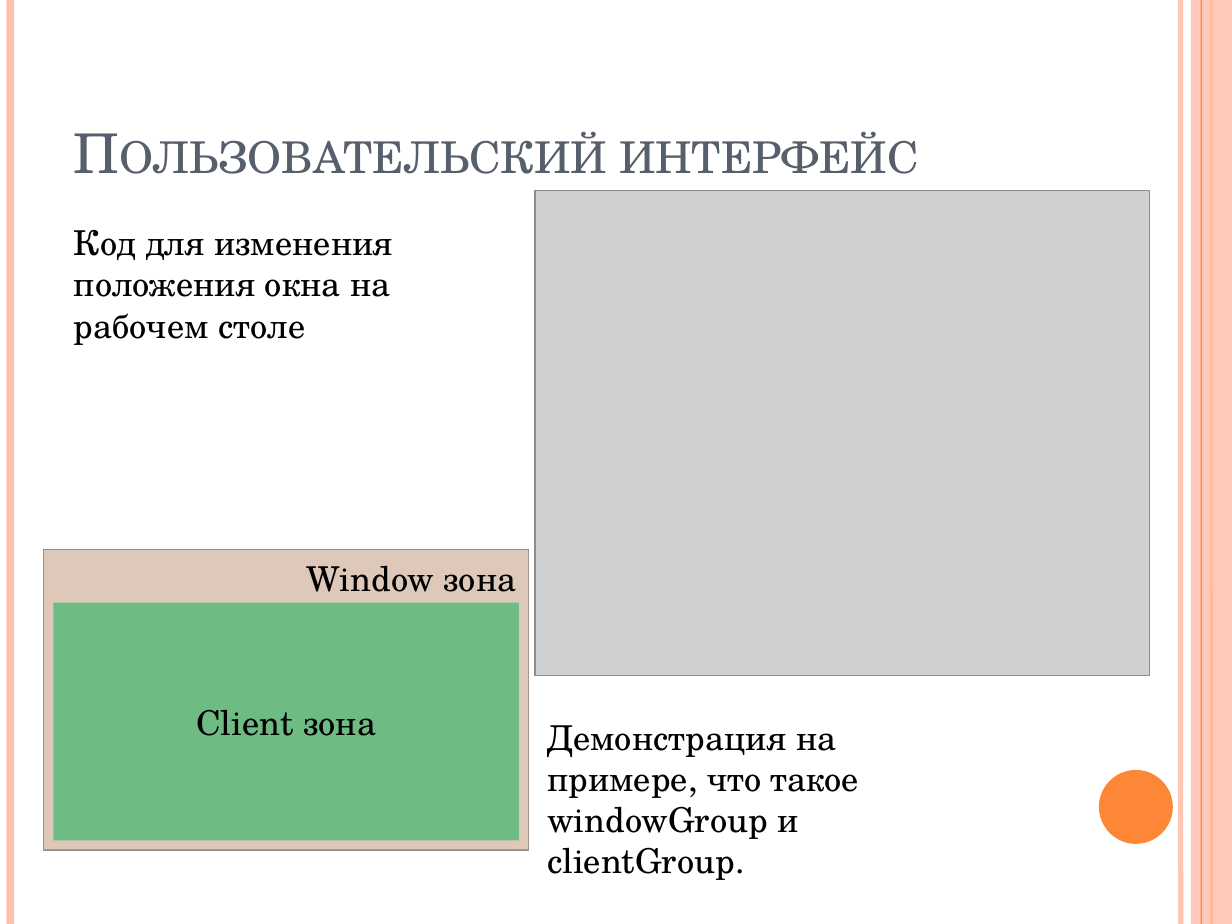
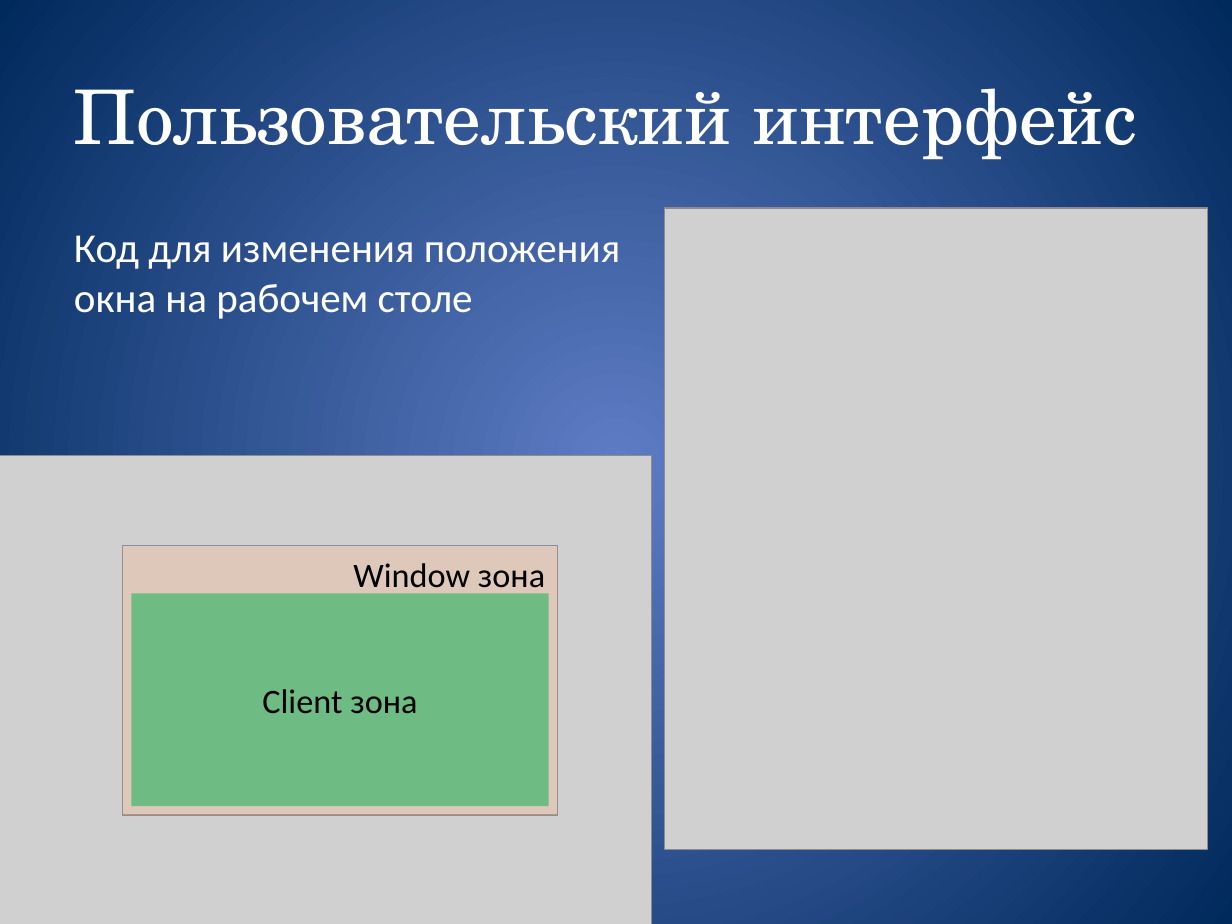
Before and after one commit to 1vanyk1/Awimul, a slide deck: slide 8 of Awimul.pptx. Drawn at 1232x924 pixels with LibreOffice and Linux fonts; fonts in the diff are those of the drawing; grey boxes stand for pictures. Boxes give left, top, right and bottom in pixels: in the first picture for what was removed or moved away, otherwise in the second. Text is boxed around its words. In the diff, an @@ line names an element or a change of style, - is before the commit and + after.

Commit message:
Version Alpha 0.3.5.1: 1. Better Windows symlinks creation; 2. Fixed some crashes; 3. Other fixes

```diff
--- a/Awimul.pptx
+++ b/Awimul.pptx
@@ background #FFFFFF to gradient #5E7CC5 to #00295C @@
@@ line removed from (10, 0) to (10, 924) @@
@@ line removed from (1180, 0) to (1180, 924) @@
@@ rectangle removed at (1191, 0, 1232, 924) @@
@@ line removed from (1201, 0) to (1201, 924) @@
@@ line removed from (1211, 0) to (1211, 924) @@
@@ title "Пользовательский интерфейс" at (74, 88, 1137, 160): size 32 to 44 pt, text colour #575F6D to #FFFFFF, small capitals off; vertical alignment bottom to middle @@
@@ picture: place and size @@
-picture at (535, 191, 1149, 676)
+picture at (664, 208, 1207, 850)
@@ text "Код для изменения положения окна ..." at (74, 235, 620, 319): size 20 to 24 pt, font TeX Gyre Schola to Calibri, text colour #000000 to #FFFFFF; less space between paragraphs @@
@@ picture added at (0, 455, 651, 924) @@
@@ picture: place and size @@
-picture at (43, 549, 529, 850)
+picture at (123, 546, 558, 816)
@@ rectangle "Window зона": place and size @@
-rectangle "Window зона" at (43, 551, 529, 850)
+rectangle "Window зона" at (123, 547, 558, 814)
@@ rectangle "Window зона" at (123, 547, 558, 814): font TeX Gyre Schola to Calibri @@
@@ rectangle "Client зона" at (132, 594, 549, 807): font TeX Gyre Schola to Calibri @@
@@ rectangle "Client зона": place and size @@
-rectangle "Client зона" at (53, 602, 519, 840)
+rectangle "Client зона" at (132, 594, 549, 807)
@@ text removed at (547, 725, 859, 880) @@
-Демонстрация на примере, что такое windowGroup и clientGroup.
@@ ellipse removed at (1099, 770, 1173, 844) @@
```
Also in this commit, not shown: 8 other slides changed, 4 slides added, 2 slides removed, 1 other file.
